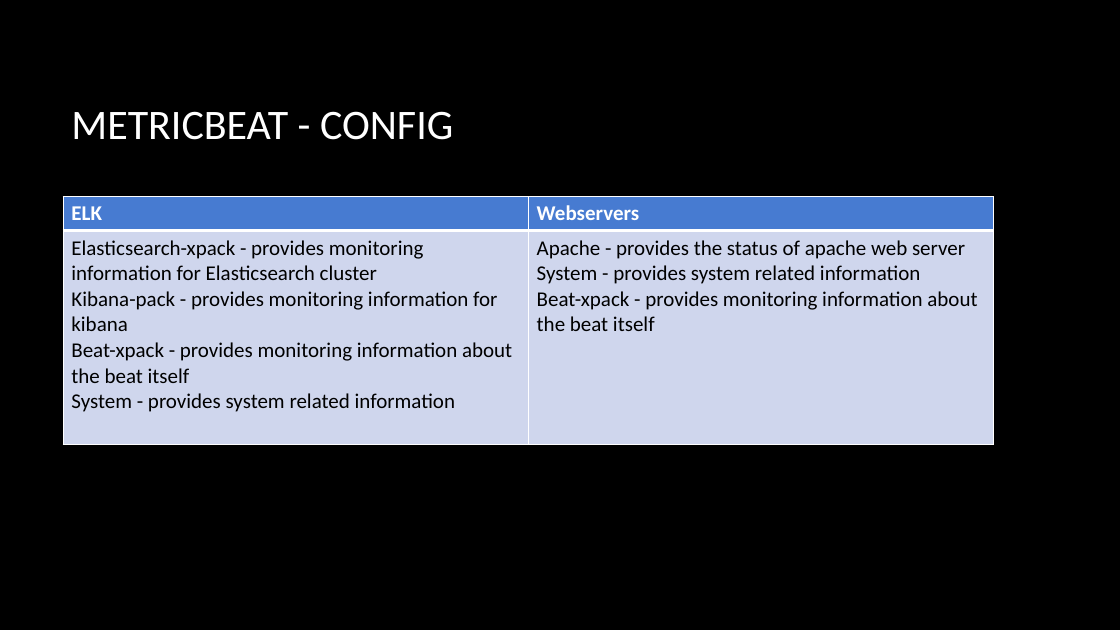
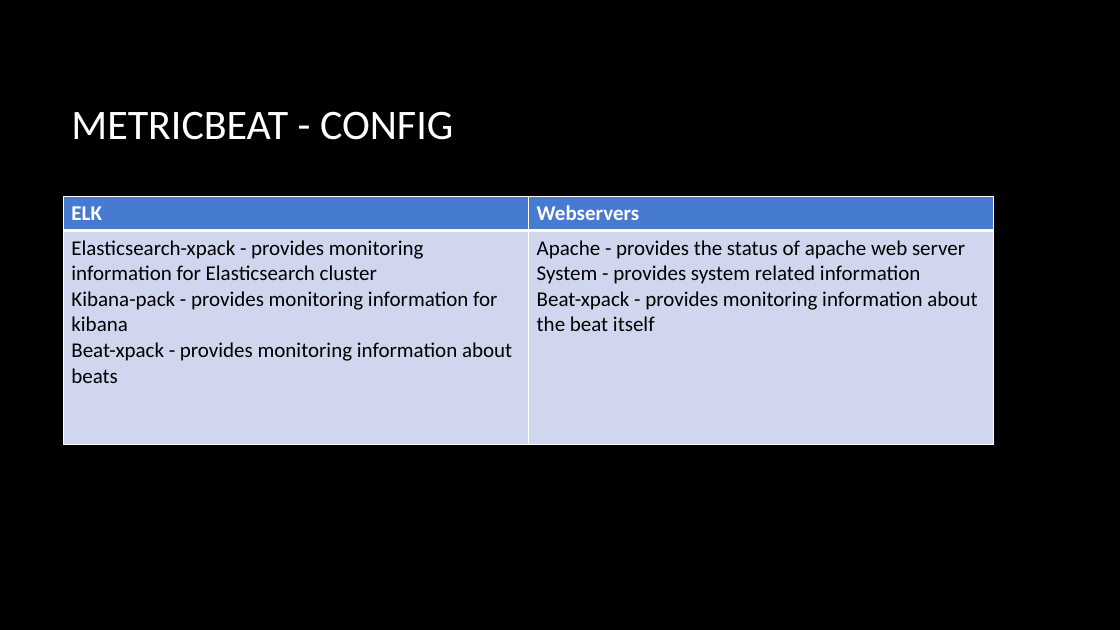
Before and after one commit to guanchaoguo/DeployElasticsearchUsingAnsible, a slide deck: slide 35 of artifacts/presentation/ElasticsearchUsingAnsible.pptx (slide 33 before the commit). Drawn at 1120x630 pixels with LibreOffice and Linux fonts; fonts in the diff are those of the drawing; background and template pictures are left out. Boxes give left, top, right and bottom in pixels: in the first picture for what was removed or moved away, otherwise in the second. Text is boxed around its words. In the diff, an @@ line names an element or a change of style, - is before the commit and + after.

Commit message:
added elk configurations and vault pass

```diff
--- a/artifacts/presentation/ElasticsearchUsingAnsible.pptx
+++ b/artifacts/presentation/ElasticsearchUsingAnsible.pptx
@@ table at [63,197,994,441] @@
-row 2, column 1: Elasticsearch-xpack - provides monitoring information for Elasticsearch cluster / Kibana-pack - provides monitoring information for kibana / Beat-xpack - provides monitoring information about the beat itself / System - provides system related information
+row 2, column 1: Elasticsearch-xpack - provides monitoring information for Elasticsearch cluster / Kibana-pack - provides monitoring information for kibana / Beat-xpack - provides monitoring information about beats
```
Also in this commit, not shown: 1 other slide changed, 25 slides added, 2 slides removed, 28 other files.
